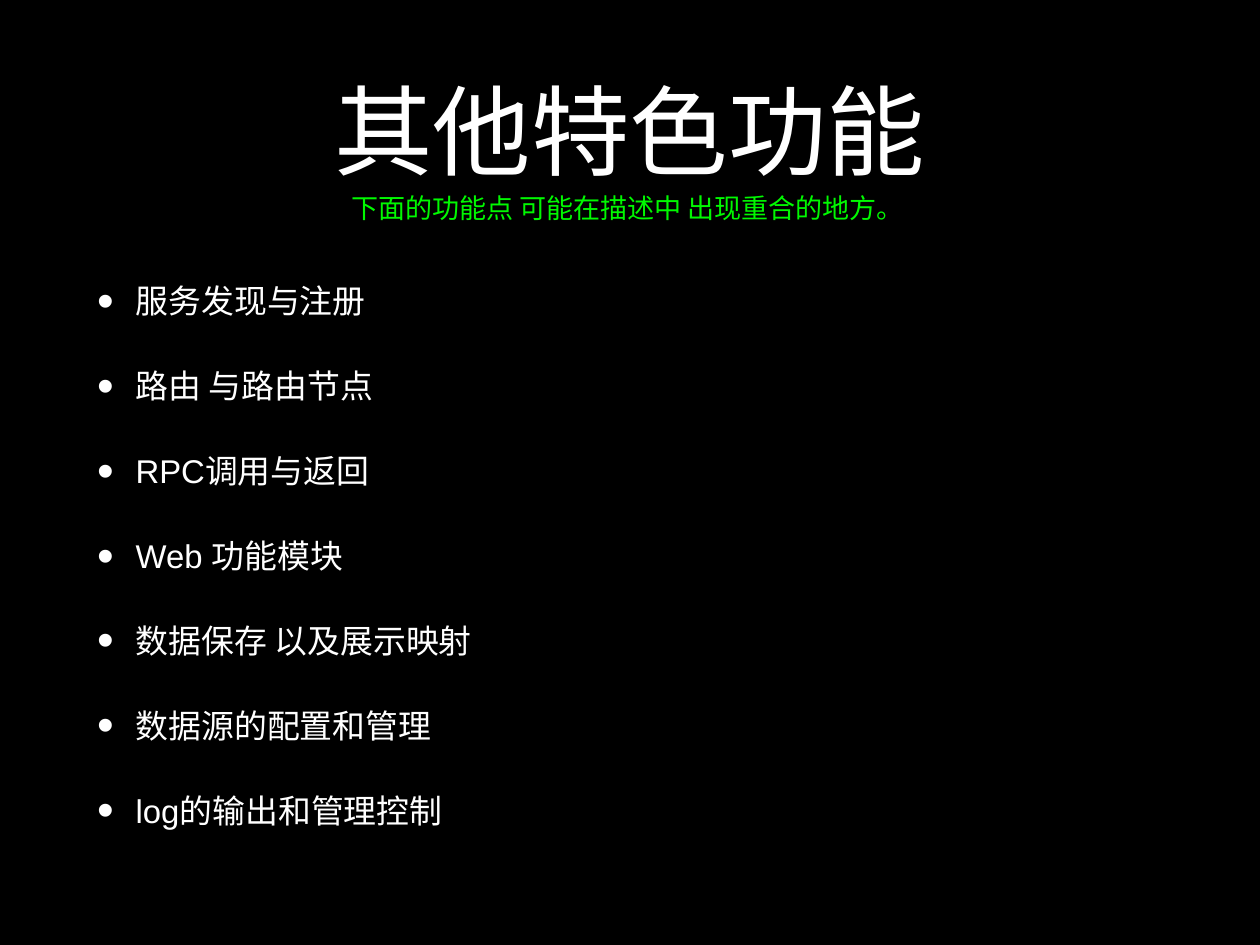
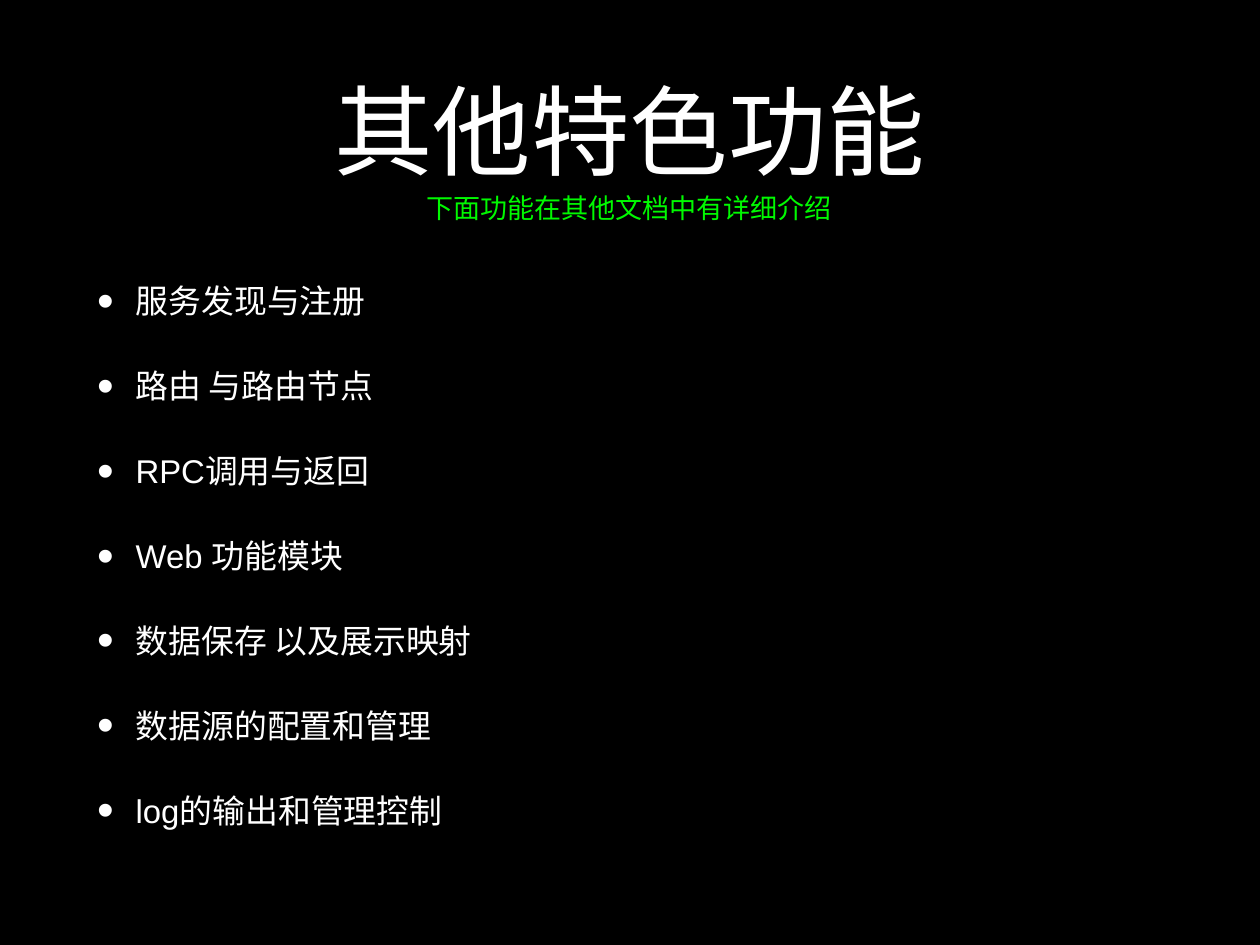
Before and after one commit to chenmengxue/SAAS, a slide deck: slide 12 of 架构详细说明 v2.0.pptx. Drawn at 1260x945 pixels with LibreOffice and Linux fonts; fonts in the diff are those of the drawing. Boxes give left, top, right and bottom in pixels: in the first picture for what was removed or moved away, otherwise in the second. Text is boxed around its words. In the diff, an @@ line names an element or a change of style, - is before the commit and + after.

```diff
--- a/架构详细说明 v2.0.pptx
+++ b/架构详细说明 v2.0.pptx
@@ text at <box>426,195,831,221</box>: text changed @@
-下面的功能点 可能在描述中 出现重合的地方。
+下面功能在其他文档中有详细介绍
```
Also in this commit, not shown: 4 other slides changed, 1 slide added.
